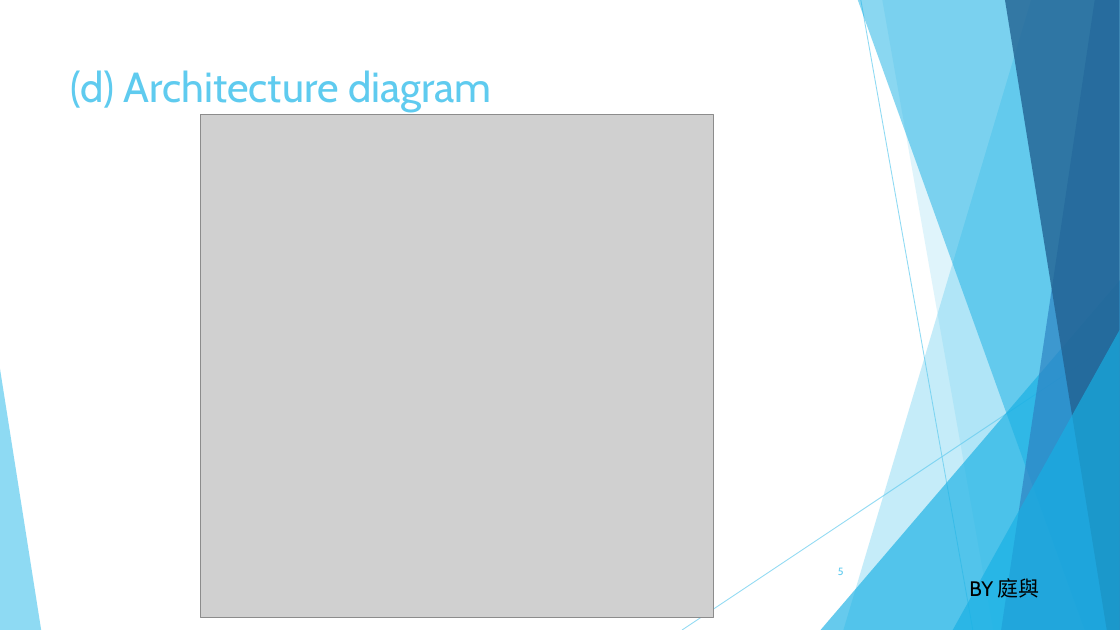
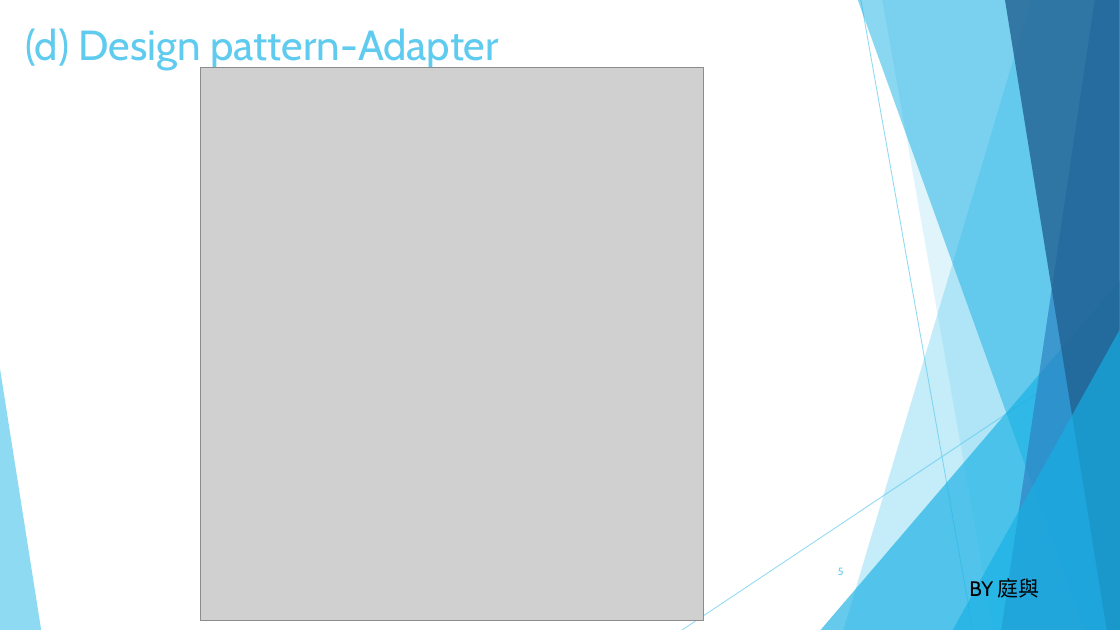
Before and after one commit to OctupusTea/OOAD, a slide deck: slide 5 of Final Project/OOAD 個人計帳本.pptx. Drawn at 1120x630 pixels with LibreOffice and Linux fonts; fonts in the diff are those of the drawing; grey boxes stand for pictures. Boxes give left, top, right and bottom in pixels: in the first picture for what was removed or moved away, otherwise in the second. Text is boxed around its words. In the diff, an @@ line names an element or a change of style, - is before the commit and + after.

```diff
--- a/Final Project/OOAD 個人計帳本.pptx
+++ b/Final Project/OOAD 個人計帳本.pptx
@@ title added at box(25, 28, 499, 70), 36 pt, text #5FCBEF @@
+(d) Design pattern-Adapter
@@ title removed at box(71, 70, 491, 112) @@
-(d) Architecture diagram
@@ picture: place and size @@
-picture at box(200, 115, 714, 618)
+picture at box(200, 67, 703, 621)
```
Also in this commit, not shown: 1 other slide changed, 3 slides added, 4 slides removed.
